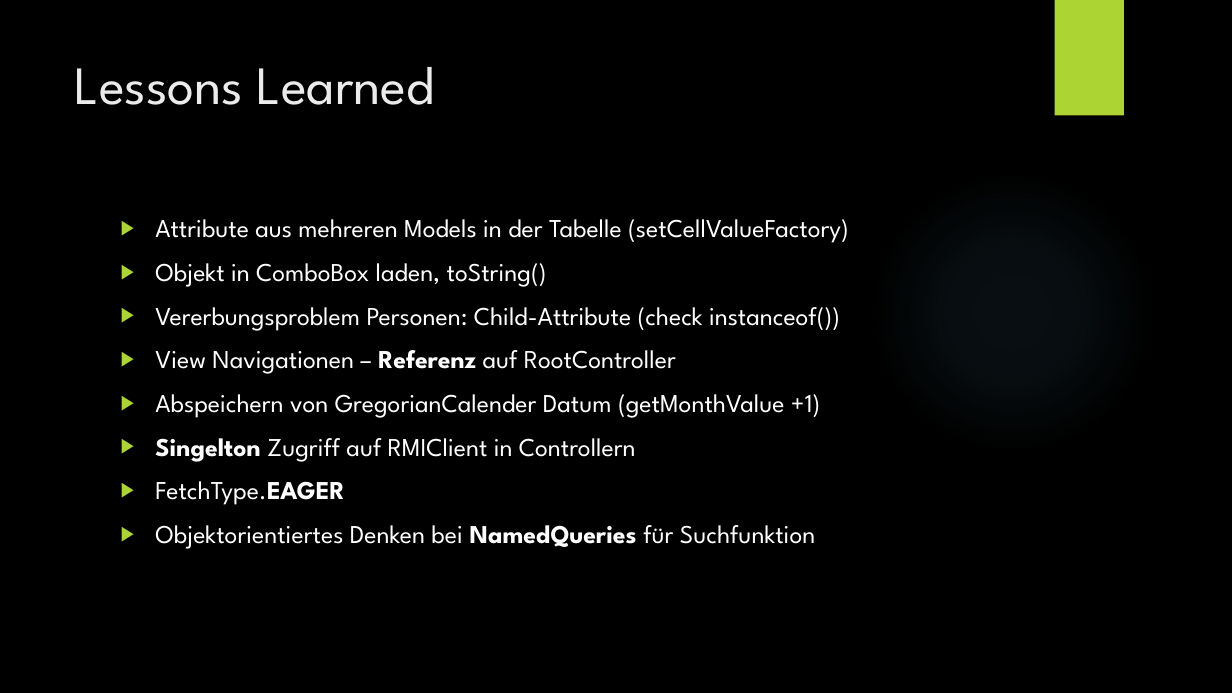
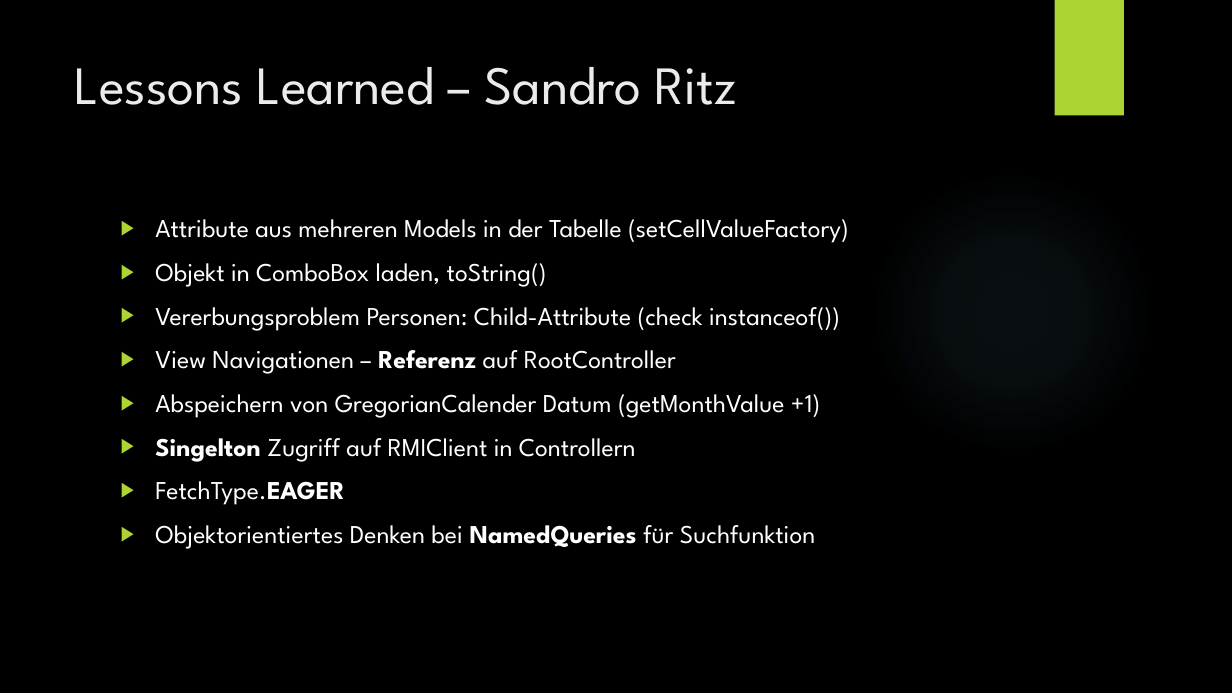
Before and after one commit to lucakuendig/INM21_Group_B, a slide deck: slide 14 of 06_Praesentation/Praesentation_Mangel_Manager.pptx. Drawn at 1232x693 pixels with LibreOffice and Linux fonts; fonts in the diff are those of the drawing; background and template pictures are left out. Boxes give left, top, right and bottom in pixels: in the first picture for what was removed or moved away, otherwise in the second. Text is boxed around its words. In the diff, an @@ line names an element or a change of style, - is before the commit and + after.

Commit message:
Updated Lessons learned

```diff
--- a/06_Praesentation/Praesentation_Mangel_Manager.pptx
+++ b/06_Praesentation/Praesentation_Mangel_Manager.pptx
@@ title at (75,67,737,105): text changed @@
-Lessons Learned
+Lessons Learned – Sandro Ritz
```
Also in this commit, not shown: 4 other slides changed.
